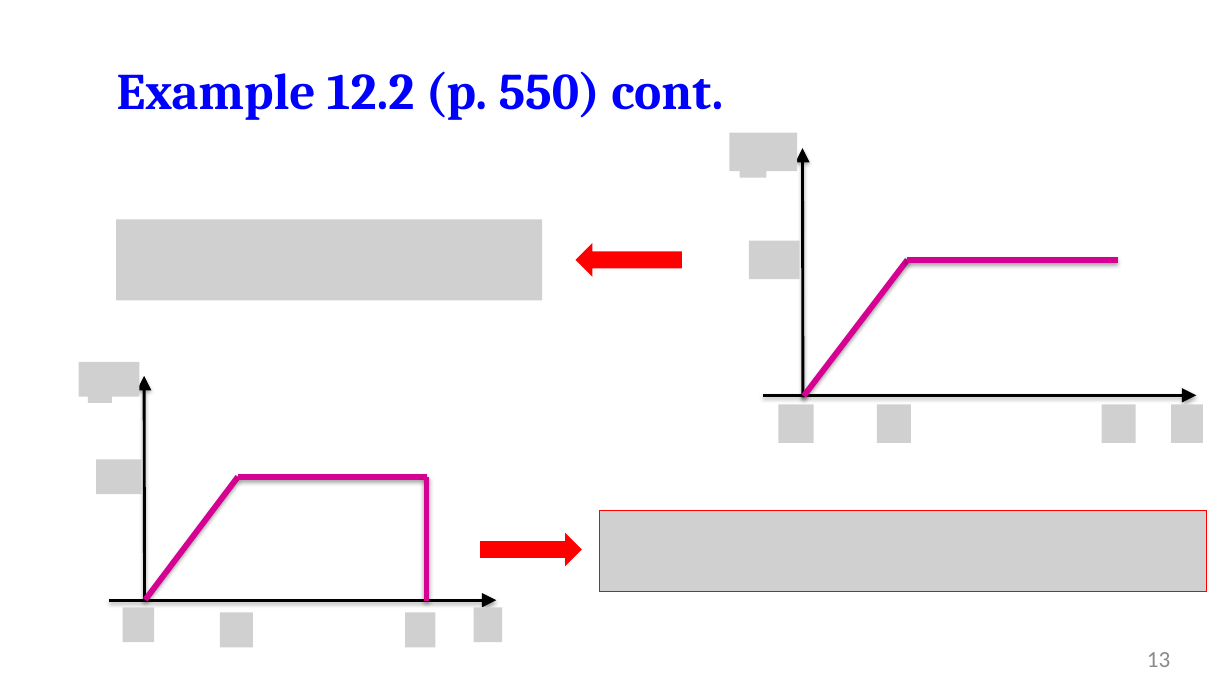
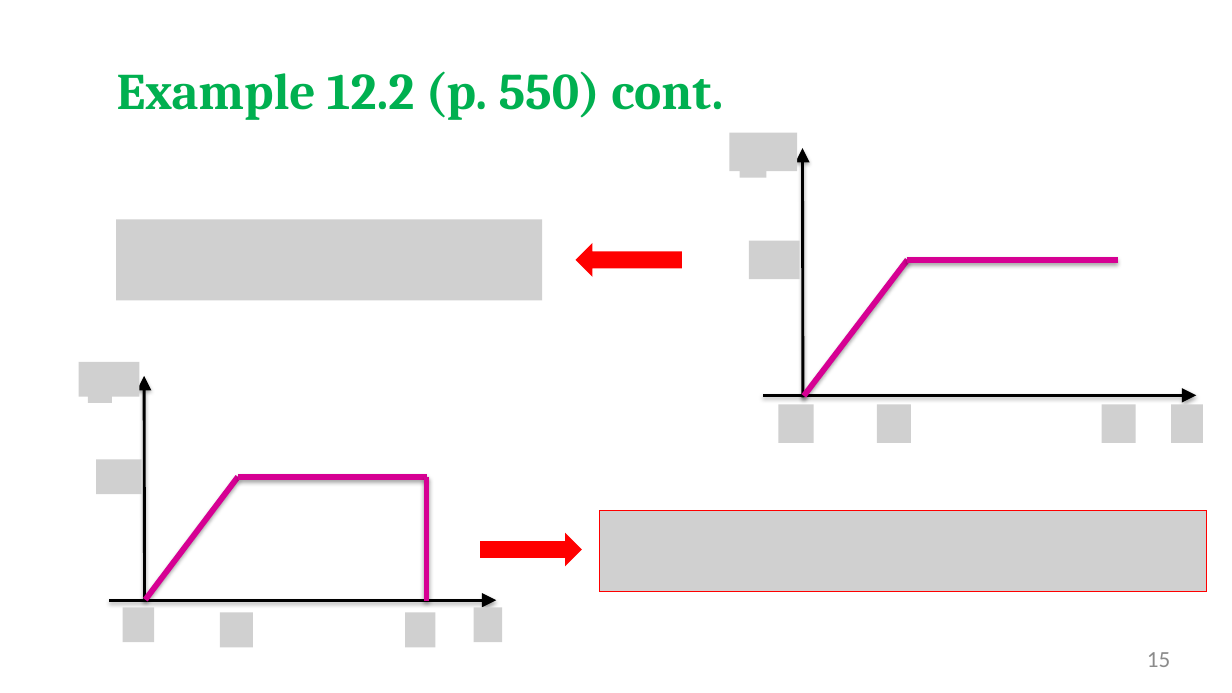
Before and after one commit to salmanrazzaq1993/AUM-WORK, a slide deck: slide 15 of PP WORK/Instructor Version/Week 2/Week 2 lecture 1 Signals.pptx (slide 13 before the commit). Drawn at 1232x693 pixels with LibreOffice and Linux fonts; fonts in the diff are those of the drawing; grey boxes stand for pictures; background and template pictures are left out. Boxes give left, top, right and bottom in pixels: in the first picture for what was removed or moved away, otherwise in the second. Text is boxed around its words. In the diff, an @@ line names an element or a change of style, - is before the commit and + after.

```diff
--- a/PP WORK/Instructor Version/Week 2/Week 2 lecture 1 Signals.pptx
+++ b/PP WORK/Instructor Version/Week 2/Week 2 lecture 1 Signals.pptx
@@ text "Example 12.2 (p. 550) cont." at (x1=117, y1=71, x2=723, y2=120): text colour #0000FF to #00B050 @@
@@ page number at (x1=1147, y1=652, x2=1170, y2=667): text changed @@
-13
+15
```
Also in this commit, not shown: 13 other slides changed, 2 slides added.
